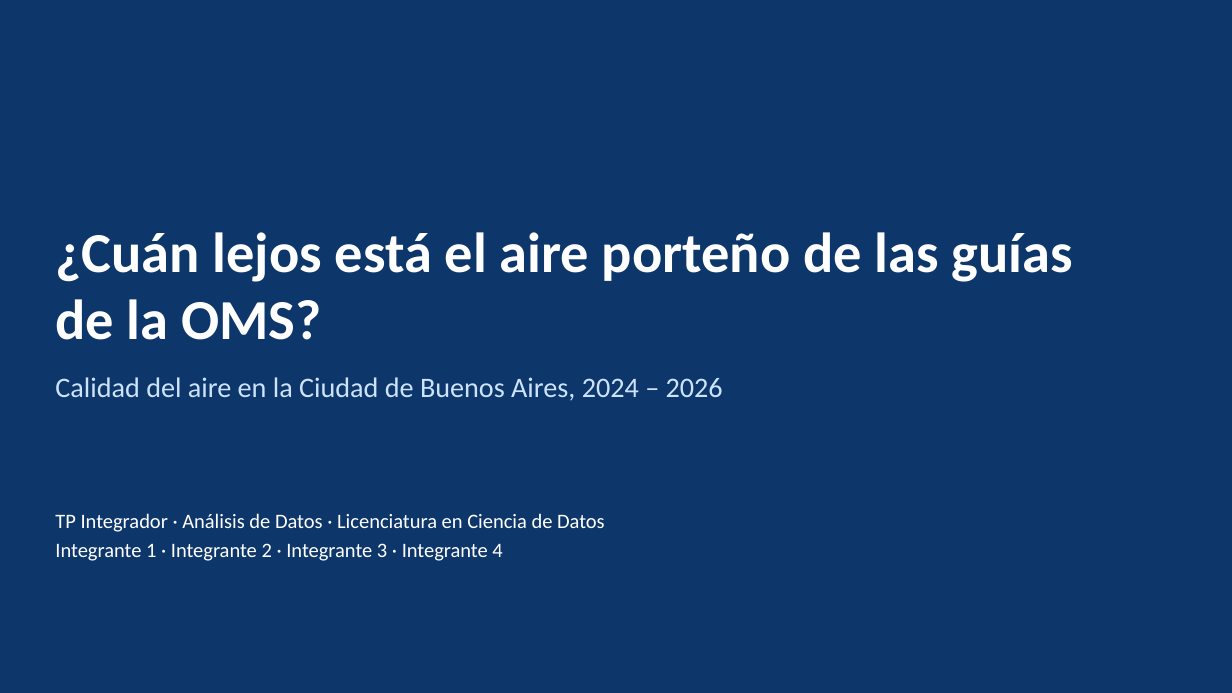
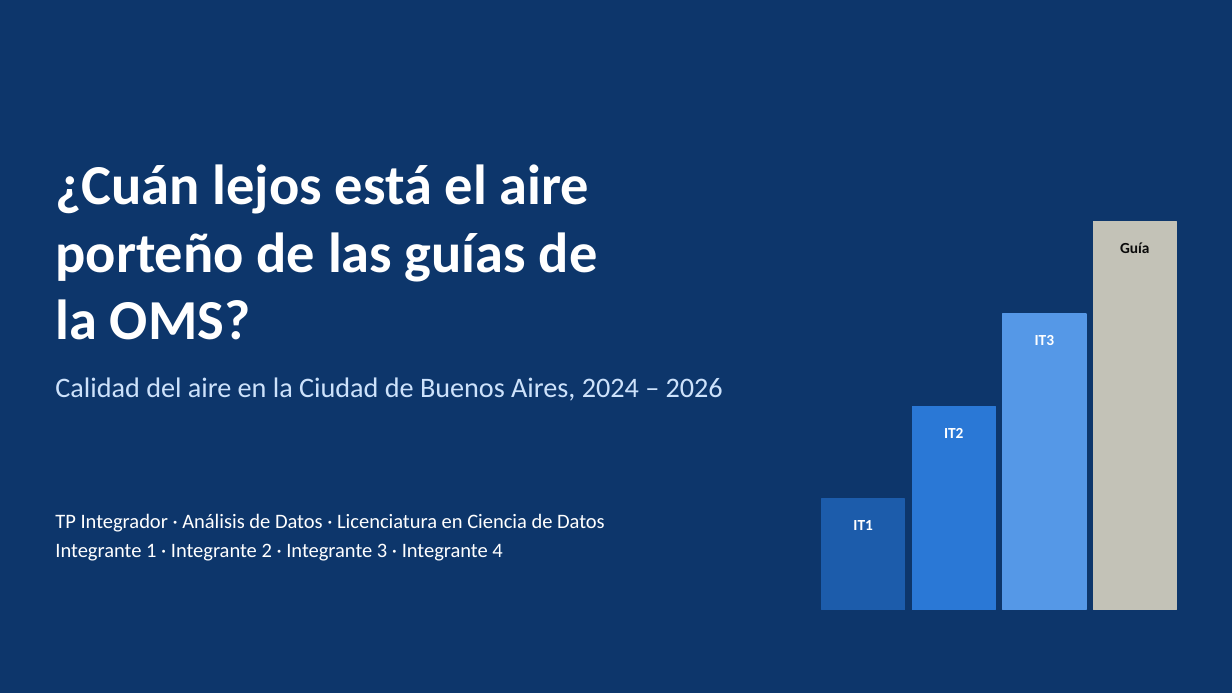
Before and after one commit to ezequielmaranda/nox-ciudad, a slide deck: slide 1 of presentacion/presentacion_tp_aire_oms.pptx. Drawn at 1232x693 pixels with LibreOffice and Linux fonts; fonts in the diff are those of the drawing. Boxes give left, top, right and bottom in pixels: in the first picture for what was removed or moved away, otherwise in the second. Text is boxed around its words. In the diff, an @@ line names an element or a change of style, - is before the commit and + after.

```diff
--- a/presentacion/presentacion_tp_aire_oms.pptx
+++ b/presentacion/presentacion_tp_aire_oms.pptx
@@ title "¿Cuán lejos está el aire ..." rewrapped from box(55, 232, 1072, 340) to box(55, 164, 598, 340) @@
@@ rectangle added at box(1093, 222, 1177, 610), fill #C3C2B7, outline #C3C2B7 1 pt @@
@@ text added at box(1120, 242, 1149, 253), 12 pt, text #0B0B0B, bold @@
+Guía
@@ rectangle added at box(1003, 314, 1086, 610), fill #5598E7, outline #5598E7 1 pt @@
@@ text added at box(1035, 335, 1054, 345), 12 pt, text #FFFFFF, bold @@
+IT3
@@ rectangle added at box(912, 407, 995, 610), fill #2A78D6, outline #2A78D6 1 pt @@
@@ text added at box(944, 428, 963, 438), 12 pt, text #FFFFFF, bold @@
+IT2
@@ rectangle added at box(822, 499, 905, 610), fill #1C5CAB, outline #1C5CAB 1 pt @@
@@ text added at box(853, 520, 872, 530), 12 pt, text #FFFFFF, bold @@
+IT1
```
Also in this commit, not shown: 20 other slides changed, 1 other file.
